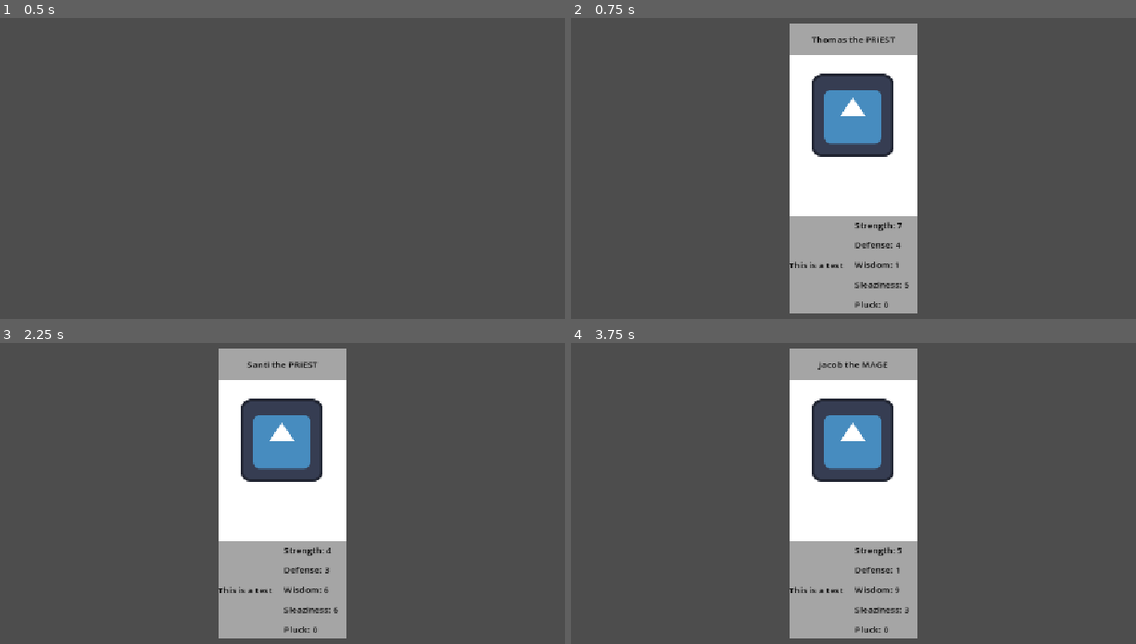
Above: before the commit, frames 1-4 (two rows, left to right).
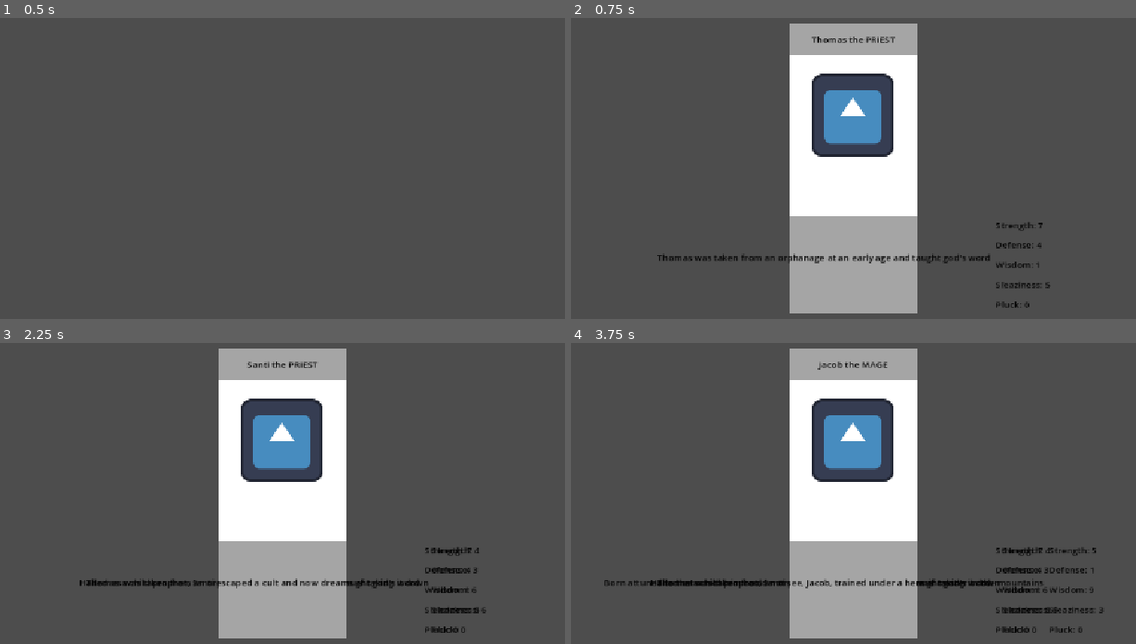
Above: after the commit, the same moments.

Repository: ActuallySanta/Fantasy-Guild-Manager
Game: Godot game, scene res://Scenes/main.tscn
The game is run twice, just before and just after one commit, with the same random seed, the same clock (stepped at 60 frames per second) and the same inputs. The engine's default icon, where the game draws it, is replaced by a stand-in: a white triangle on a blue panel in a dark square.
Inputs:
- Up to frame 1 (0.5 s): no input
- Up to frame 2 (0.75 s): tap Enter at 0.5 s; hold Space (Spawn Card) from 0.53 s (still down)
- Up to frame 3 (2.25 s): release Space (Spawn Card) at 1.28 s; tap I at 1.35 s; tap Enter at 2 s; hold Space (Spawn Card) from 2.03 s (still down)
- Up to frame 4 (3.75 s): release Space (Spawn Card) at 2.78 s; tap I at 2.85 s; tap Enter at 3.5 s; hold Space (Spawn Card) from 3.53 s (still down)

Frame 1 is identical in both runs. In frame 2, 1.6% of the frame differs, in the area x 15-85%, y 67-97%; in frame 3, 2.1%; in frame 4, 2.6%, in the area x 5-95%, y 67-97%.

Commit message:
Character descriptions now generate

Diff:
--- a/Globals/external_content_container.gd
+++ b/Globals/external_content_container.gd
@@ -107,16 +107,17 @@
 
 #Pick a random backstory, sanitize it, and return it, based on the character
 func _get_random_backstory(_char:GuildCharacter) -> String:
-	return _replace_standins(random_backstories.pick_random(),_char)
-
+	var _backstory= random_backstories.pick_random()
+	_backstory = _replace_standins(_backstory,_char)
+	return _backstory
 
 func _replace_standins(_backstory:String,_char:GuildCharacter)->String:
 		#Replace all the stand-ins
-	_backstory.replace("[NAME]",_char.name)
-	_backstory.replace("[GENDER_CHILD]",child_gender[_char.gender])
-	_backstory.replace("[PRONOUN_OBJ]",pronoun_object[_char.gender])
-	_backstory.replace("[PRONOUN_POS]",pronoun_possesive[_char.gender])
-	_backstory.replace("[PRONOUN_PERS_OBJ]",pronoun_personal_object[_char.gender])
+	_backstory = _backstory.replace("[NAME]",_char.name)
+	_backstory = _backstory.replace("[GENDER_CHILD]",child_gender[_char.gender])
+	_backstory = _backstory.replace("[PRONOUN_OBJ]",pronoun_object[_char.gender])
+	_backstory = _backstory.replace("[PRONOUN_POS]",pronoun_possesive[_char.gender])
+	_backstory = _backstory.replace("[PRONOUN_PERS_OBJ]",pronoun_personal_object[_char.gender])
 
 
 
--- a/Scripts/Character Generator/character_resource.gd
+++ b/Scripts/Character Generator/character_resource.gd
@@ -33,6 +33,7 @@
 var name: String
 var hometown: String
 var description: String
+var max_rand_backstories : int = 3
 
 var role: CharacterRole
 
@@ -62,6 +63,8 @@
 	# Generate the main stat
 	_generate_stat_spread(stats, total_points)
 
+	description = _generate_description()
+
 	injury_level = InjuryLevel.HEALTHY
 	pass
 
@@ -88,4 +91,14 @@
 
 
 func _generate_description() -> String:
-	return ""
+
+	var _description = ExternalContentContainer._get_role_backstory(self) +"\n"
+
+	for i in max_rand_backstories:
+		var temp = ExternalContentContainer._get_random_backstory(self)+"\n"
+		if(_description.contains(temp)):
+			continue
+		else:
+			description +=temp
+
+	return _description
--- a/Scripts/Character Generator/character_ui_card.gd
+++ b/Scripts/Character Generator/character_ui_card.gd
@@ -27,4 +27,5 @@
 	wisdom_label.text = "Wisdom: " + str(loaded_character.stats[GuildCharacter.StatType.WISDOM])
 	sleaziness_label.text = "Sleaziness: " + str(loaded_character.stats[GuildCharacter.StatType.SLEAZINESS])
 	pluck_label.text = "Pluck: " + str(loaded_character.pluck)
+	character_description_label.text = loaded_character.description
 	pass # Replace with function body.
